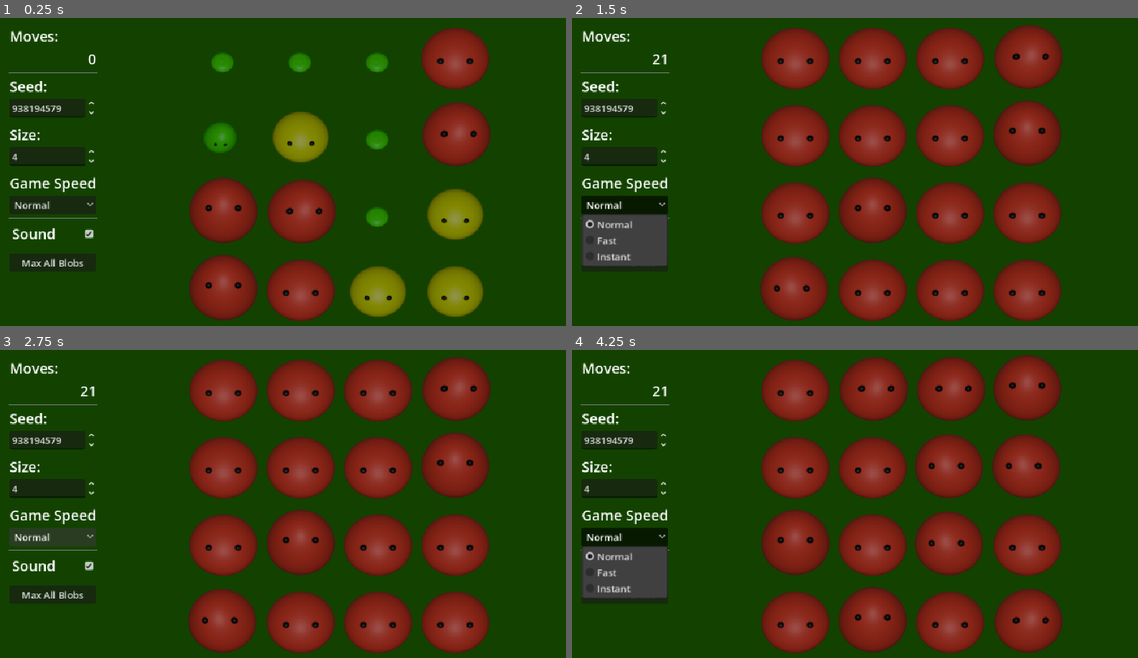
Above: before the commit, frames 1-4 (two rows, left to right).
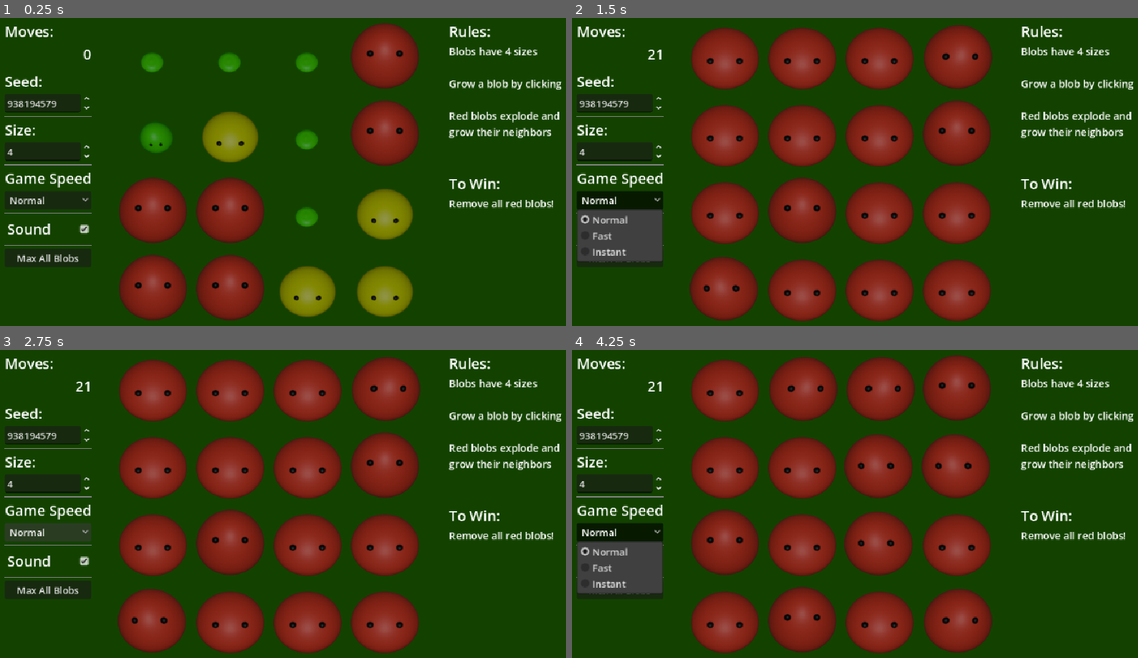
Above: after the commit, the same moments.

Repository: theepicsnail/blobby
Game: Godot game, scene res://Board.tscn
Same seed, same stepped clock (60 frames per second), same inputs: the game is played once before the commit and once after it.
Inputs:
- Up to frame 1 (0.25 s): no input
- Up to frame 2 (1.5 s): click "Max All Blobs" at 0.5 s; click "Normal" at 1.25 s
- Up to frame 3 (2.75 s): click "Normal" at 2 s
- Up to frame 4 (4.25 s): click "Max All Blobs" at 2.75 s; click "Normal" at 3.5 s

The runs differ from the first frame. In frame 1, 29% of the frame differs, in the area x 0-100%, y 1-99%; in frame 2, 30%; in frame 3, 29%; in frame 4, 30%.

Commit message:
Added win screen and rules

Diff:
--- a/Blob.tscn
+++ b/Blob.tscn
@@ -242,7 +242,7 @@
 [node name="Blob" type="AnimatedSprite2D" parent="Control" unique_id=1961209673]
 unique_name_in_owner = true
 sprite_frames = SubResource("SpriteFrames_ec0vy")
-animation = &"Level3"
+animation = &"Level1"
 
 [connection signal="mouse_entered" from="Button" to="." method="_on_button_mouse_entered"]
 [connection signal="mouse_exited" from="Button" to="." method="_on_button_mouse_exited"]
--- a/Board.tscn
+++ b/Board.tscn
@@ -28,10 +28,10 @@
 
 [node name="MarginContainer" type="MarginContainer" parent="CanvasLayer/HBoxContainer" unique_id=771507585]
 layout_mode = 2
-theme_override_constants/margin_left = 16
-theme_override_constants/margin_top = 16
-theme_override_constants/margin_right = 16
-theme_override_constants/margin_bottom = 16
+theme_override_constants/margin_left = 8
+theme_override_constants/margin_top = 8
+theme_override_constants/margin_right = 8
+theme_override_constants/margin_bottom = 8
 
 [node name="VBoxContainer" type="VBoxContainer" parent="CanvasLayer/HBoxContainer/MarginContainer" unique_id=931109937]
 layout_mode = 2
@@ -142,6 +142,98 @@
 custom_minimum_size = Vector2(500, 500)
 layout_mode = 2
 
+[node name="MarginContainer2" type="MarginContainer" parent="CanvasLayer/HBoxContainer" unique_id=156106928]
+layout_mode = 2
+theme_override_constants/margin_left = 8
+theme_override_constants/margin_top = 8
+theme_override_constants/margin_right = 8
+theme_override_constants/margin_bottom = 8
+
+[node name="VBoxContainer" type="VBoxContainer" parent="CanvasLayer/HBoxContainer/MarginContainer2" unique_id=122374407]
+layout_mode = 2
+
+[node name="Label" type="Label" parent="CanvasLayer/HBoxContainer/MarginContainer2/VBoxContainer" unique_id=1590517078]
+layout_mode = 2
+theme_override_font_sizes/font_size = 24
+text = "Rules:"
+
+[node name="Label2" type="Label" parent="CanvasLayer/HBoxContainer/MarginContainer2/VBoxContainer" unique_id=499724637]
+custom_minimum_size = Vector2(200, 0)
+layout_mode = 2
+theme_override_font_sizes/font_size = 17
+text = "Blobs have 4 sizes
+
+Grow a blob by clicking
+
+Red blobs explode and grow their neighbors
+
+"
+autowrap_mode = 2
+
+[node name="Label3" type="Label" parent="CanvasLayer/HBoxContainer/MarginContainer2/VBoxContainer" unique_id=1013299409]
+layout_mode = 2
+theme_override_font_sizes/font_size = 24
+text = "To Win:"
+
+[node name="Label4" type="Label" parent="CanvasLayer/HBoxContainer/MarginContainer2/VBoxContainer" unique_id=12165379]
+custom_minimum_size = Vector2(200, 0)
+layout_mode = 2
+theme_override_font_sizes/font_size = 17
+text = "Remove all red blobs!"
+autowrap_mode = 2
+
+[node name="YouWin" type="Control" parent="CanvasLayer" unique_id=925680267]
+unique_name_in_owner = true
+visible = false
+layout_mode = 3
+anchors_preset = 8
+anchor_left = 0.5
+anchor_top = 0.5
+anchor_right = 0.5
+anchor_bottom = 0.5
+offset_left = -20.0
+offset_top = -20.0
+offset_right = 20.0
+offset_bottom = 20.0
+grow_horizontal = 2
+grow_vertical = 2
+size_flags_horizontal = 4
+size_flags_vertical = 4
+
+[node name="RichTextLabel" type="RichTextLabel" parent="CanvasLayer/YouWin" unique_id=592284864]
+layout_mode = 1
+anchors_preset = 8
+anchor_left = 0.5
+anchor_top = 0.5
+anchor_right = 0.5
+anchor_bottom = 0.5
+offset_left = -278.0
+offset_top = -175.0
+offset_right = 278.0
+offset_bottom = 175.0
+grow_horizontal = 2
+grow_vertical = 2
+theme_override_font_sizes/normal_font_size = 128
+bbcode_enabled = true
+text = "[color=#FF0000]Y[/color][color=#FFBF00]o[/color][color=#7FFF00]u[/color] [color=#00FEFF]W[/color][color=#003FFF]i[/color][color=#7F00FF]n[/color][color=#FF00BF]![/color]"
+fit_content = true
+
+[node name="Button" type="Button" parent="CanvasLayer/YouWin" unique_id=1063827283]
+layout_mode = 1
+anchors_preset = 8
+anchor_left = 0.5
+anchor_top = 0.5
+anchor_right = 0.5
+anchor_bottom = 0.5
+offset_left = -195.0
+offset_top = -19.0
+offset_right = 195.0
+offset_bottom = 19.0
+grow_horizontal = 2
+grow_vertical = 2
+theme_override_font_sizes/font_size = 21
+text = "Yeah, I'm awesome at the video game"
+
 [node name="AudioStreamPlayer2D" type="AudioStreamPlayer2D" parent="." unique_id=236585146]
 stream = ExtResource("3_otxgx")
 
@@ -149,3 +241,4 @@
 [connection signal="value_changed" from="CanvasLayer/HBoxContainer/MarginContainer/VBoxContainer/SizeSelector" to="." method="_on_size_selector_value_changed"]
 [connection signal="item_selected" from="CanvasLayer/HBoxContainer/MarginContainer/VBoxContainer/SpeedSelector" to="." method="_on_speed_selector_item_selected"]
 [connection signal="pressed" from="CanvasLayer/HBoxContainer/MarginContainer/VBoxContainer/Button" to="." method="_on_max_all_pressed"]
+[connection signal="pressed" from="CanvasLayer/YouWin/Button" to="." method="_win_button_pressed"]
--- a/event_queue.gd
+++ b/event_queue.gd
@@ -3,6 +3,7 @@
 signal on_blob_explode(blob:Blob)
 signal generate_board()
 signal spawn_particle(source:Blob, destination:Blob)
+signal board_stable()
 
 var queue:Array[Callable] = []
 
@@ -27,9 +28,14 @@
 
 func _process(delta: float) -> void:
 	var todo = queue.size()
-	if todo:
-		if GameState.gameSpeed == GameState.GameSpeedEnum.INSTANT:
-			while queue.size() > 0:
-				queue.pop_front().call()
-		else:
+	if not todo:
+		return
+
+	if GameState.gameSpeed == GameState.GameSpeedEnum.INSTANT:
+		while queue.size() > 0:
 			queue.pop_front().call()
+	else:
+		queue.pop_front().call()
+
+	if queue.size() == 0:
+		board_stable.emit()
--- a/grid.gd
+++ b/grid.gd
@@ -1,6 +1,6 @@
 extends Control
 
-
+var particles = 0
 func generate_board():
 	for child in %GridContainer.get_children():
 		child.queue_free()
@@ -27,12 +27,17 @@
 func spawn_particle(source:Blob, destination:Blob):
 	const BLOB_SPLASH = preload("uid://cwt83ktbu4bq2")
 	var particle:BlobSplash = BLOB_SPLASH.instantiate()
+	particles += 1
 	particle.setup_splash(
 		source.get_splash_pos(),
 		destination.get_splash_pos(),
-		destination.grow_blob
+		particle_died.bind(destination)
 	)
 	%GridContainer.add_child(particle)
+
+func particle_died(destination:Blob):
+	EventQueue.queue.push_back(destination.grow_blob)
+	particles -= 1
 
 
 func _ready() -> void:
--- a/main.gd
+++ b/main.gd
@@ -1,15 +1,19 @@
 extends Node2D
-
+var shown_win = false
 var clicks:int = 0:
 	set(v):
 		clicks = v
 		%MoveCount.text =  "%s" % clicks
 
+func game_started():
+	shown_win = false
+	clicks = 0
 func _ready() -> void:
-	EventQueue.generate_board.connect(func():clicks =0)
+	EventQueue.generate_board.connect(game_started)
 	EventQueue.on_blob_clicked.connect(func(b):clicks+=1)
 	EventQueue.spawn_particle.connect(%Grid.spawn_particle)
 	EventQueue.on_blob_explode.connect(blob_popped)
+	EventQueue.board_stable.connect(check_win)
 	%SeedSelector.value = randi()
 	%SizeSelector.value = GameState.board_size
 
@@ -39,3 +43,25 @@
 			var d = 3 - blob.blob_size
 			blob.blob_size += d
 			clicks += d
+
+
+
+func _win_button_pressed() -> void:
+	%YouWin.visible = false
+
+func check_win()->void:
+	print("Check win")
+	if shown_win:
+		return
+	if %Grid.particles >0:
+		print("Still particles")
+		return
+	var size = GameState.board_size
+	for x in range(size):
+		for y in range(size):
+			var blob = GameState.get_blob(Vector2i(x,y))
+			if blob.blob_size ==3:
+				print("Found 3")
+				return
+	%YouWin.visible = true
+	shown_win = true
Not shown, changed: docs/index.html
Not shown, changed: docs/index.pck
